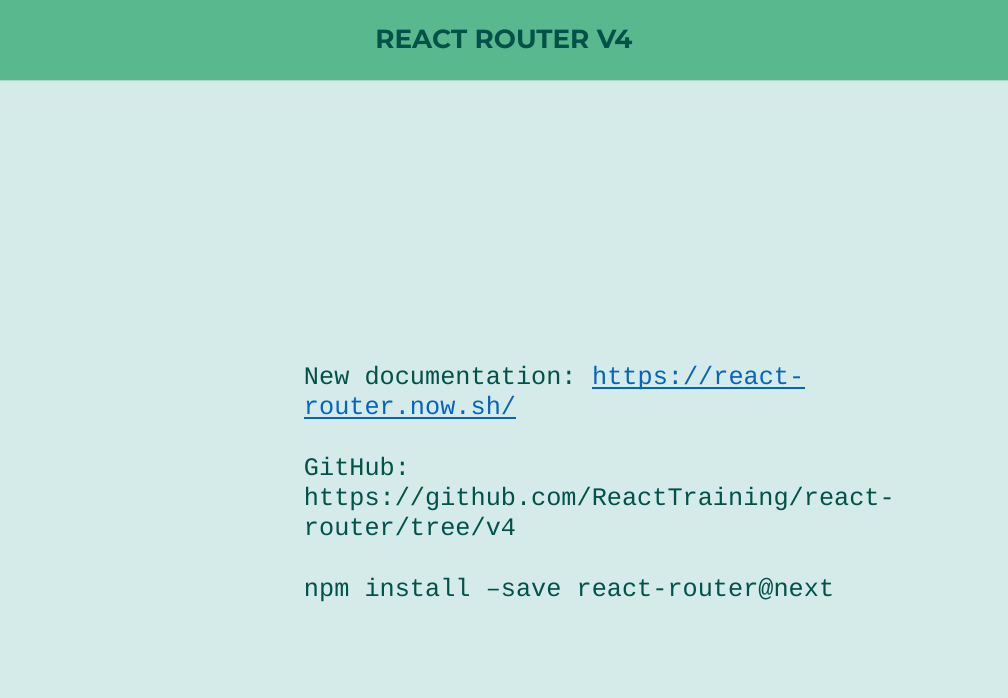
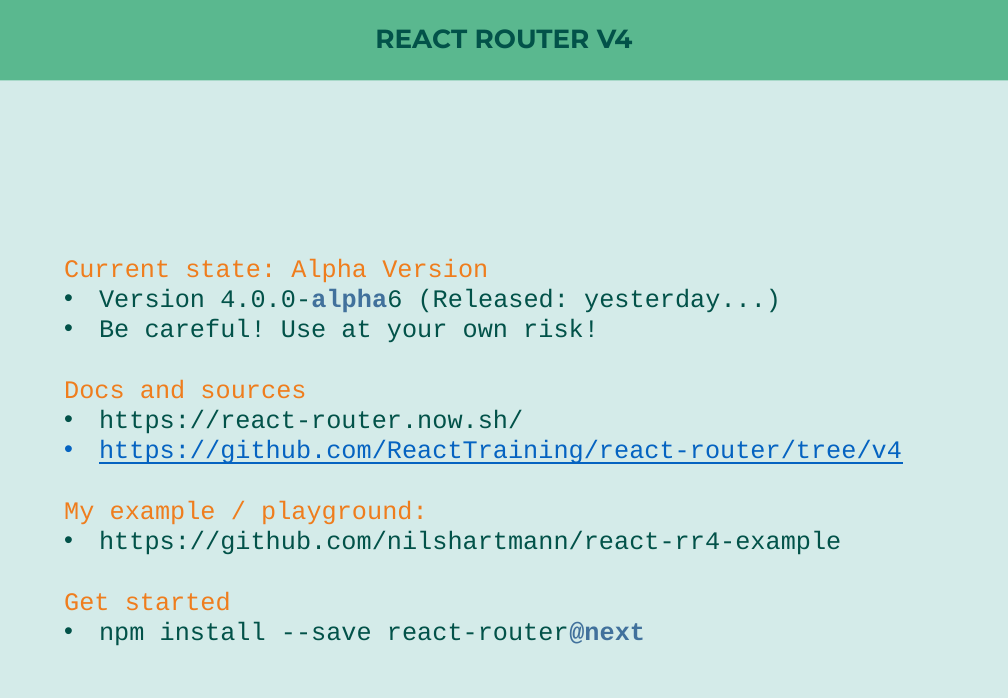
Before and after one commit to nilshartmann/react-rr4-example, a slide deck: slide 2 of react-router-meetup.pptx (slide 4 before the commit). Drawn at 1008x698 pixels with LibreOffice and Linux fonts; fonts in the diff are those of the drawing. Boxes give left, top, right and bottom in pixels: in the first picture for what was removed or moved away, otherwise in the second. Text is boxed around its words. In the diff, an @@ line names an element or a change of style, - is before the commit and + after.

Commit message:
More slides

```diff
--- a/react-router-meetup.pptx
+++ b/react-router-meetup.pptx
@@ text at bbox=[64, 258, 902, 646]: text changed @@
-New documentation: https://react-router.now.sh/
-GitHub: https://github.com/ReactTraining/react-router/tree/v4
-npm install –save react-router@next
+Current state: Alpha Version
+• Version 4.0.0-alpha6 (Released: yesterday...)
+• Be careful! Use at your own risk!
+Docs and sources
+• https://react-router.now.sh/
+• https://github.com/ReactTraining/react-router/tree/v4
+My example / playground:
+• https://github.com/nilshartmann/react-rr4-example
+Get started
+• npm install --save react-router@next
```
Also in this commit, not shown: 10 other slides changed, 9 slides added, 5 slides removed.
